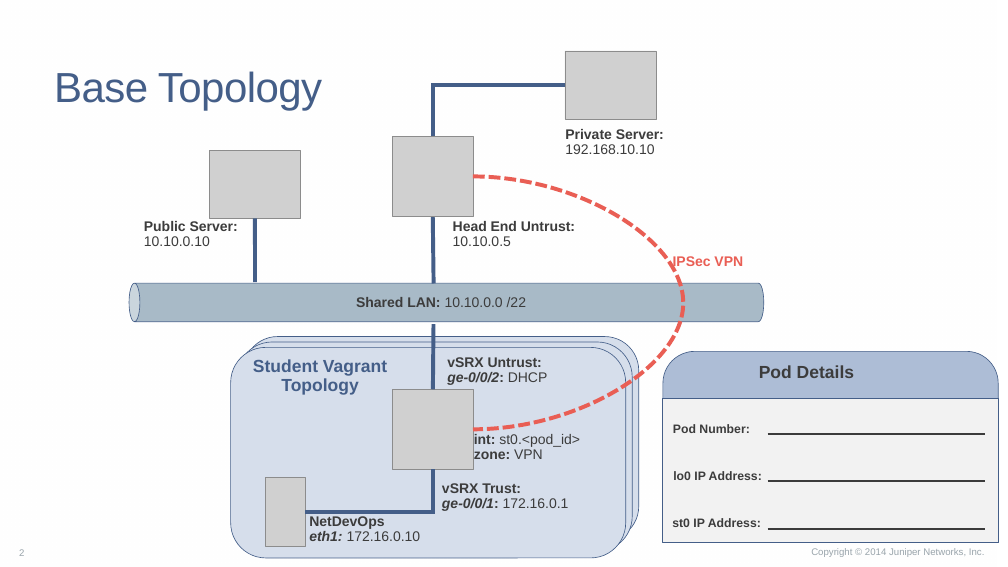
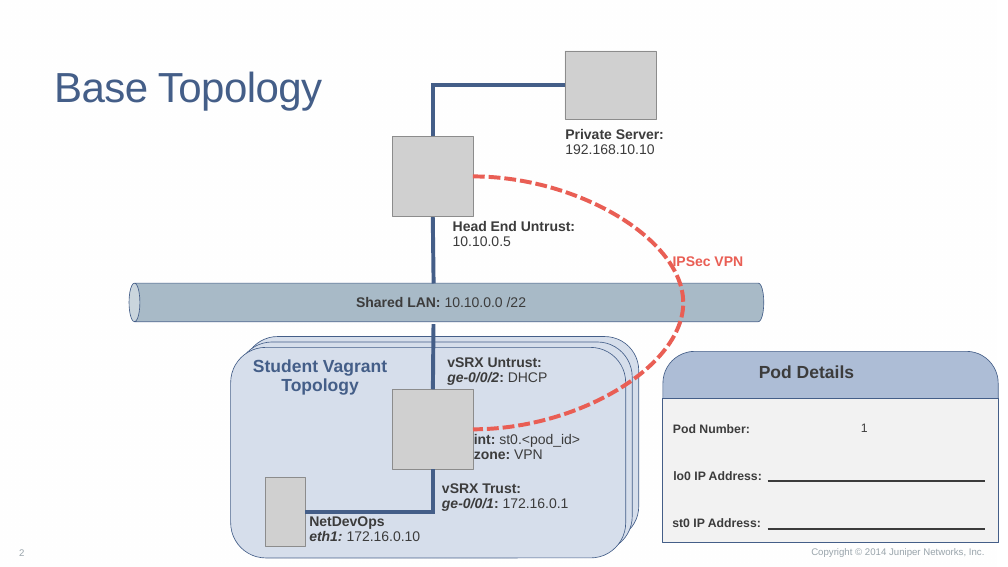
Before and after one commit to JNPRAutomate/JNPRAutomateDemo-Class, a slide deck: slide 2 of handouts/AutomationDemoTopology.pptx. Drawn at 1008x567 pixels with LibreOffice and Linux fonts; fonts in the diff are those of the drawing; grey boxes stand for pictures; background and template pictures are left out. Boxes give left, top, right and bottom in pixels: in the first picture for what was removed or moved away, otherwise in the second. Text is boxed around its words. In the diff, an @@ line names an element or a change of style, - is before the commit and + after.

```diff
--- a/handouts/AutomationDemoTopology.pptx
+++ b/handouts/AutomationDemoTopology.pptx
@@ picture removed at [209,150,301,218] @@
@@ text removed at [144,221,238,246] @@
-Public Server:
-10.10.0.10
@@ line removed from (255, 219) to (255, 282) @@
@@ line removed from (767, 434) to (985, 434) @@
@@ text added at [861,423,868,432], 14 pt, text #3C3C3C @@
+1
```
Also in this commit, not shown: 1 other slide changed, 1 other file.
